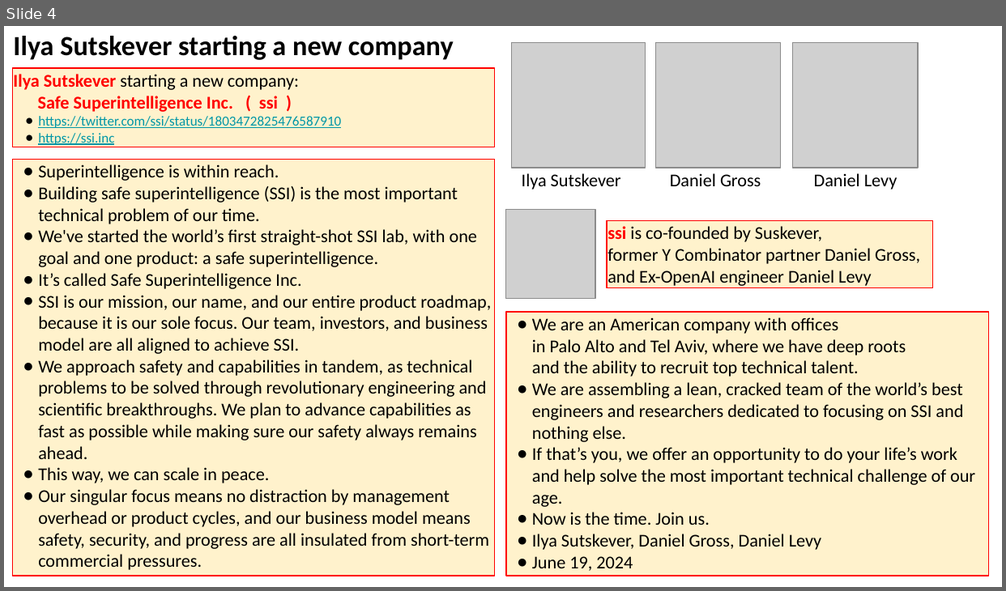
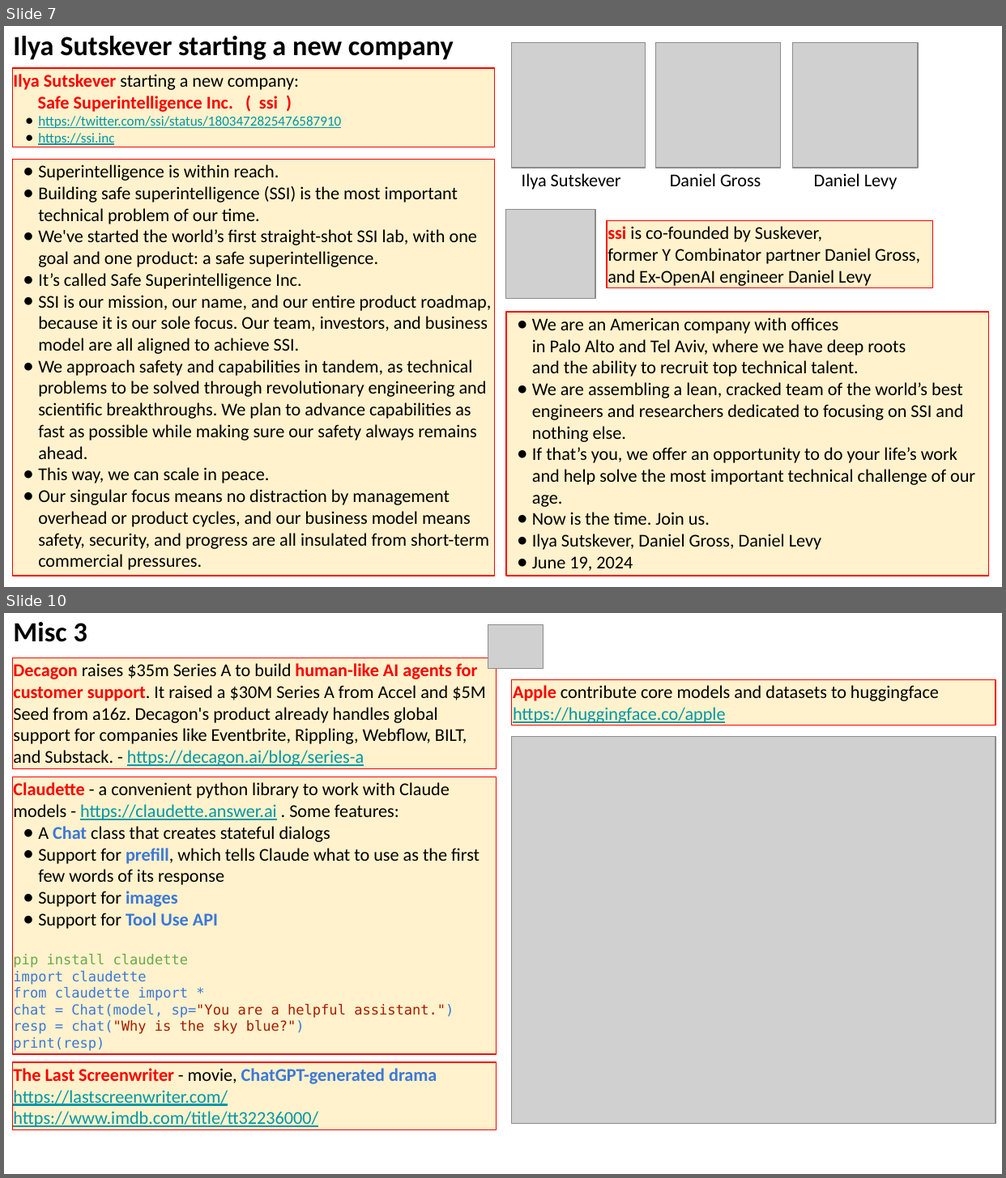
Before and after one commit to lselector/seminar, a slide deck: 2024/2024-06-21-AI-Updates.pptx. Shown one above the other, each under a label of ours: slide 4 before the commit, slides 7 and 10 after it; the slides between them are not shown. The pictures are 1006x591 and 1006x1178 pixels, drawn with LibreOffice and Linux fonts; fonts in the diff are those of the drawing; grey boxes stand for pictures. Boxes give left, top, right and bottom in pixels: in the first picture for what was removed or moved away, otherwise in the second. Text is boxed around its words. In the diff, an @@ line names an element or a change of style, - is before the commit and + after.

```diff
--- a/2024/2024-06-21-AI-Updates.pptx
+++ b/2024/2024-06-21-AI-Updates.pptx
@@ slide 10 added at (x1=4, y1=613, x2=1002, y2=1174), background #FFFFFF @@
@@ text added at (x1=13, y1=622, x2=87, y2=642), 20 pt, text #000000, bold @@
+Misc 3
@@ picture added at (x1=488, y1=625, x2=543, y2=669) @@
@@ rectangle added at (x1=12, y1=658, x2=496, y2=769), fill #FFF2CC, outline #FF0000 0.75 pt, 13 pt, text #000000 @@
+Decagon raises $35m Series A to build human-like AI agents for customer support. It raised a $30M Series A from Accel and $5M Seed from a16z. Decagon's product already handles global support for companies like Eventbrite, Rippling, Webflow, BILT, and Substack. - https://decagon.ai/blog/series-a
@@ rectangle added at (x1=512, y1=680, x2=996, y2=726), fill #FFF2CC, outline #FF0000 0.75 pt, 13 pt, text #000000 @@
+Apple contribute core models and datasets to huggingface
+https://huggingface.co/apple
@@ picture added at (x1=512, y1=737, x2=996, y2=1124) @@
@@ rectangle added at (x1=12, y1=777, x2=496, y2=1054), fill #FFF2CC, outline #FF0000 0.75 pt, 13 pt, text #000000 @@
+Claudette - a convenient python library to work with Claude models - https://claudette.answer.ai . Some features:
+● A Chat class that creates stateful dialogs
+● Support for prefill, which tells Claude what to use as the first few words of its response
+● Support for images
+● Support for Tool Use API
+pip install claudette
+import claudette
+from claudette import *
+chat = Chat(model, sp="You are a helpful assistant.")
+resp = chat("Why is the sky blue?")
+print(resp)
@@ rectangle added at (x1=12, y1=1063, x2=496, y2=1131), fill #FFF2CC, outline #FF0000 0.75 pt, 13 pt, text #0097A7, underline @@
+The Last Screenwriter - movie, ChatGPT-generated drama
+https://lastscreenwriter.com/
+https://www.imdb.com/title/tt32236000/
@@ what was slide 4 is now slide 7 @@
```
Also in this commit, not shown: 5 slides changed, 4 other slides added, 1 slide removed.
